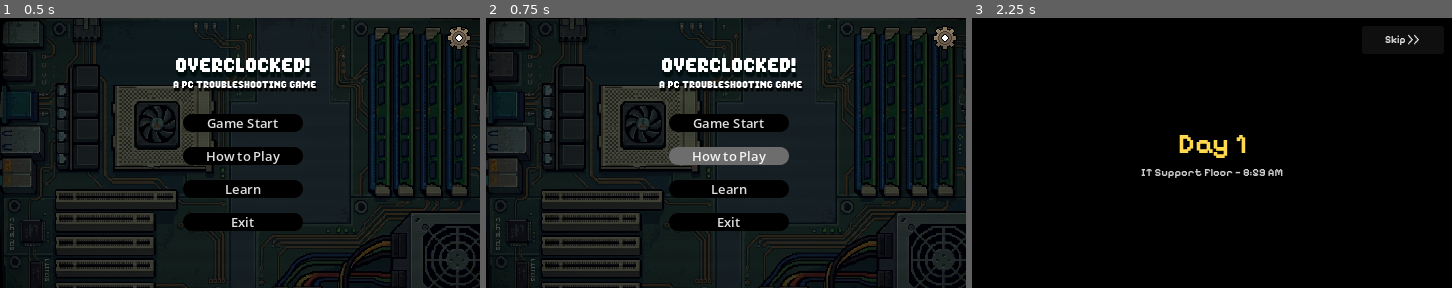
Above: before the commit, frames 1-3 (left to right).
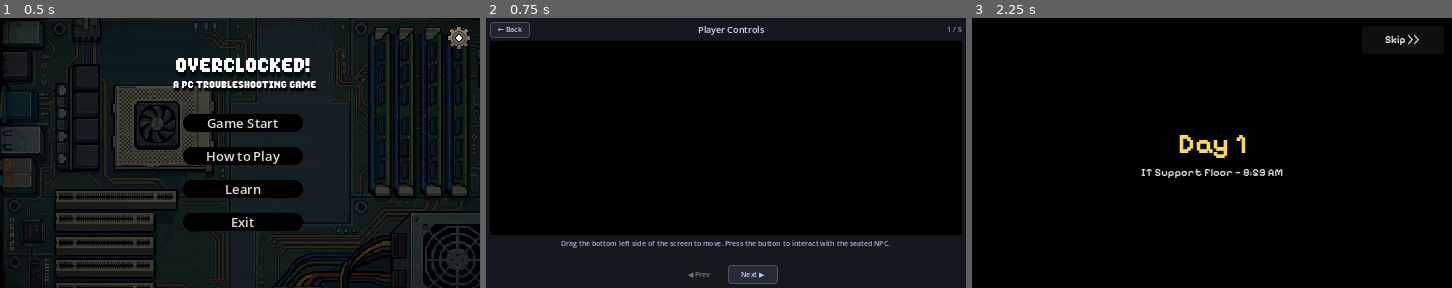
Above: after the commit, the same moments.

Repository: Raikosuu/Full-Tech-Panic_Public
Game: Godot game, scene res://scenes/main_menu.tscn
Two runs of this game, one before a commit and one after it. Both use one fixed random seed, a clock stepped at 60 frames per second and the inputs below. Video files are missing from this copy of the repository; at most half a second of black plays in their place.
Inputs (mouse positions are in pixels of both pictures, inside the frame that each line leads up to):
- Up to frame 1 (0.5 s): no input
- Up to frame 2 (0.75 s): click "How to Play" at 0.5 s
- Up to frame 3 (2.25 s): click (996, 28) at 1.25 s, where only the run after the commit has a clickable "← Back"; click "Game Start" at 2 s

Frame 1 is identical in both runs. In frame 2, 55% of the frame differs, in the area x 0-100%, y 0-100%; in frame 3, nothing differs.

Commit message:
tutorial implemented

Diff:
--- a/mainmenu/scripts/main_menu.gd
+++ b/mainmenu/scripts/main_menu.gd
@@ -15,7 +15,7 @@
 
 
 func _on_how_to_play_pressed() -> void:
-	pass # Replace with function body.
+	get_tree().change_scene_to_file("res://scenes/how_to_play.tscn")
 
 
 func _on_learn_pressed() -> void:
--- a/project.godot
+++ b/project.godot
@@ -82,6 +82,10 @@
 ]
 }
 
+[input_devices]
+
+pointing/emulate_mouse_from_touch=false
+
 [rendering]
 
 textures/canvas_textures/default_texture_filter=0
--- /dev/null
+++ b/scenes/how_to_play.tscn
@@ -0,0 +1,150 @@
+[gd_scene format=3 uid="uid://c0fmubwwh3nka"]
+
+[ext_resource type="Script" uid="uid://byl5p4im6fkms" path="res://scripts/how_to_play.gd" id="1_htp"]
+
+[sub_resource type="StyleBoxFlat" id="StyleBoxFlat_back"]
+bg_color = Color(0.13, 0.14, 0.18, 1)
+border_width_left = 1
+border_width_top = 1
+border_width_right = 1
+border_width_bottom = 1
+border_color = Color(0.3, 0.32, 0.38, 1)
+corner_radius_top_left = 3
+corner_radius_top_right = 3
+corner_radius_bottom_right = 3
+corner_radius_bottom_left = 3
+
+[sub_resource type="StyleBoxFlat" id="StyleBoxFlat_back_hover"]
+bg_color = Color(0.2, 0.22, 0.28, 1)
+border_width_left = 1
+border_width_top = 1
+border_width_right = 1
+border_width_bottom = 1
+border_color = Color(0.5, 0.55, 0.65, 1)
+corner_radius_top_left = 3
+corner_radius_top_right = 3
+corner_radius_bottom_right = 3
+corner_radius_bottom_left = 3
+
+[sub_resource type="StyleBoxFlat" id="StyleBoxFlat_nav"]
+bg_color = Color(0.15, 0.17, 0.22, 1)
+border_width_left = 1
+border_width_top = 1
+border_width_right = 1
+border_width_bottom = 1
+border_color = Color(0.3, 0.32, 0.42, 1)
+corner_radius_top_left = 3
+corner_radius_top_right = 3
+corner_radius_bottom_right = 3
+corner_radius_bottom_left = 3
+
+[sub_resource type="StyleBoxFlat" id="StyleBoxFlat_nav_hover"]
+bg_color = Color(0.22, 0.25, 0.32, 1)
+border_width_left = 1
+border_width_top = 1
+border_width_right = 1
+border_width_bottom = 1
+border_color = Color(0.45, 0.5, 0.65, 1)
+corner_radius_top_left = 3
+corner_radius_top_right = 3
+corner_radius_bottom_right = 3
+corner_radius_bottom_left = 3
+
+[node name="HowToPlay" type="Control" unique_id=698478703]
+layout_mode = 3
+anchors_preset = 15
+anchor_right = 1.0
+anchor_bottom = 1.0
+grow_horizontal = 2
+grow_vertical = 2
+script = ExtResource("1_htp")
+
+[node name="Background" type="ColorRect" parent="." unique_id=1504755823]
+layout_mode = 0
+anchor_right = 1.0
+anchor_bottom = 1.0
+color = Color(0.08, 0.09, 0.12, 1)
+
+[node name="VBox" type="VBoxContainer" parent="." unique_id=2139114153]
+layout_mode = 0
+anchor_right = 1.0
+anchor_bottom = 1.0
+offset_left = 4.0
+offset_top = 4.0
+offset_right = -4.0
+offset_bottom = -4.0
+grow_horizontal = 2
+grow_vertical = 2
+theme_override_constants/separation = 3
+
+[node name="TopBar" type="HBoxContainer" parent="VBox" unique_id=239947562]
+custom_minimum_size = Vector2(0, 16)
+layout_mode = 2
+theme_override_constants/separation = 4
+
+[node name="BackButton" type="Button" parent="VBox/TopBar" unique_id=1308923091]
+custom_minimum_size = Vector2(40, 14)
+layout_mode = 2
+theme_override_colors/font_color = Color(0.75, 0.8, 0.95, 1)
+theme_override_font_sizes/font_size = 7
+theme_override_styles/normal = SubResource("StyleBoxFlat_back")
+theme_override_styles/pressed = SubResource("StyleBoxFlat_back")
+theme_override_styles/hover = SubResource("StyleBoxFlat_back_hover")
+text = "← Back"
+
+[node name="TitleLabel" type="Label" parent="VBox/TopBar" unique_id=1748471727]
+layout_mode = 2
+size_flags_horizontal = 3
+theme_override_colors/font_color = Color(0.85, 0.85, 0.95, 1)
+theme_override_font_sizes/font_size = 9
+text = "How to Play"
+horizontal_alignment = 1
+
+[node name="PageLabel" type="Label" parent="VBox/TopBar" unique_id=858787476]
+custom_minimum_size = Vector2(30, 0)
+layout_mode = 2
+theme_override_colors/font_color = Color(0.55, 0.6, 0.75, 1)
+theme_override_font_sizes/font_size = 7
+text = "1 / 5"
+horizontal_alignment = 2
+
+[node name="VideoPlayer" type="VideoStreamPlayer" parent="VBox" unique_id=192345512]
+custom_minimum_size = Vector2(0, 190)
+layout_mode = 2
+size_flags_vertical = 3
+volume_db = -80.0
+expand = true
+
+[node name="DescLabel" type="Label" parent="VBox" unique_id=1017183484]
+custom_minimum_size = Vector2(0, 24)
+layout_mode = 2
+theme_override_colors/font_color = Color(0.65, 0.7, 0.85, 1)
+theme_override_font_sizes/font_size = 7
+horizontal_alignment = 1
+autowrap_mode = 3
+
+[node name="NavRow" type="HBoxContainer" parent="VBox" unique_id=828929739]
+custom_minimum_size = Vector2(0, 16)
+layout_mode = 2
+theme_override_constants/separation = 4
+alignment = 1
+
+[node name="PrevButton" type="Button" parent="VBox/NavRow" unique_id=35672327]
+custom_minimum_size = Vector2(50, 14)
+layout_mode = 2
+theme_override_colors/font_color = Color(0.75, 0.8, 0.95, 1)
+theme_override_font_sizes/font_size = 7
+theme_override_styles/normal = SubResource("StyleBoxFlat_nav")
+theme_override_styles/pressed = SubResource("StyleBoxFlat_nav")
+theme_override_styles/hover = SubResource("StyleBoxFlat_nav_hover")
+text = "◀ Prev"
+
+[node name="NextButton" type="Button" parent="VBox/NavRow" unique_id=570819826]
+custom_minimum_size = Vector2(50, 14)
+layout_mode = 2
+theme_override_colors/font_color = Color(0.75, 0.8, 0.95, 1)
+theme_override_font_sizes/font_size = 7
+theme_override_styles/normal = SubResource("StyleBoxFlat_nav")
+theme_override_styles/pressed = SubResource("StyleBoxFlat_nav")
+theme_override_styles/hover = SubResource("StyleBoxFlat_nav_hover")
+text = "Next ▶"
--- /dev/null
+++ b/scripts/how_to_play.gd
@@ -0,0 +1,85 @@
+extends Control
+
+const TUTORIALS = [
+	[
+		"Player Controls",
+		"res://assets/tutorials/tutorial_move.ogv",
+		"Drag the bottom left side of the screen to move. Press the button to interact with the seated NPC."
+	],
+	[
+		"PC Assembly",
+		"res://assets/tutorials/tutorial_assembly.ogv",
+		"Drag and drop computer parts into the system unit in the correct order before time runs out."
+	],
+	[
+		"PC Disassembly",
+		"res://assets/tutorials/tutorial_disassembly.ogv",
+		"Remove all components from the system unit by clicking and dragging them out in the right sequence."
+	],
+	[
+		"RJ45 Crimping — T568-B",
+		"res://assets/tutorials/tutorial_rj45b.ogv",
+		"Arrange the wires in T568-B order in the slots, then press CRIMP before the timer runs out."
+	],
+	[
+		"RJ45 Crimping — T568-A",
+		"res://assets/tutorials/tutorial_rj45a.ogv",
+		"Arrange the wires in T568-A order in the slots, then press CRIMP before the timer runs out."
+	],
+]
+
+var current_index: int = 0
+
+@onready var video_player: VideoStreamPlayer = $VBox/VideoPlayer
+@onready var title_label: Label = $VBox/TopBar/TitleLabel
+@onready var desc_label: Label = $VBox/DescLabel
+@onready var prev_button: Button = $VBox/NavRow/PrevButton
+@onready var next_button: Button = $VBox/NavRow/NextButton
+@onready var page_label: Label = $VBox/TopBar/PageLabel
+@onready var back_button: Button = $VBox/TopBar/BackButton
+
+
+func _ready() -> void:
+	back_button.pressed.connect(_on_back_pressed)
+	prev_button.pressed.connect(_on_prev_pressed)
+	next_button.pressed.connect(_on_next_pressed)
+	video_player.finished.connect(_on_video_finished)
+	_load_tutorial(current_index)
+
+
+func _load_tutorial(index: int) -> void:
+	var entry = TUTORIALS[index]
+	title_label.text = entry[0]
+	desc_label.text = entry[2]
+
+	var stream = load(entry[1])
+	if stream:
+		video_player.stream = stream
+		video_player.play()
+	else:
+		push_warning("Tutorial video not found: " + entry[1])
+
+	page_label.text = "%d / %d" % [index + 1, TUTORIALS.size()]
+	prev_button.disabled = (index == 0)
+	next_button.disabled = (index == TUTORIALS.size() - 1)
+
+
+func _on_video_finished() -> void:
+	video_player.play()
+
+
+func _on_prev_pressed() -> void:
+	if current_index > 0:
+		current_index -= 1
+		_load_tutorial(current_index)
+
+
+func _on_next_pressed() -> void:
+	if current_index < TUTORIALS.size() - 1:
+		current_index += 1
+		_load_tutorial(current_index)
+
+
+func _on_back_pressed() -> void:
+	video_player.stop()
+	get_tree().change_scene_to_file("res://scenes/main_menu.tscn")
Not shown, added: assets/tutorials/tutorial_assembly.ogv.uid
Not shown, added: assets/tutorials/tutorial_disassembly.ogv.uid
Not shown, added: assets/tutorials/tutorial_move.ogv.uid
Not shown, added: assets/tutorials/tutorial_rj45a.ogv.uid
Not shown, added: assets/tutorials/tutorial_rj45b.ogv.uid
Not shown, added: scripts/how_to_play.gd.uid
Not shown, added: assets/tutorials/tutorial_assembly.ogv
Not shown, added: assets/tutorials/tutorial_disassembly.ogv
Not shown, added: assets/tutorials/tutorial_move.ogv
Not shown, added: assets/tutorials/tutorial_rj45a.ogv
Not shown, added: assets/tutorials/tutorial_rj45b.ogv
